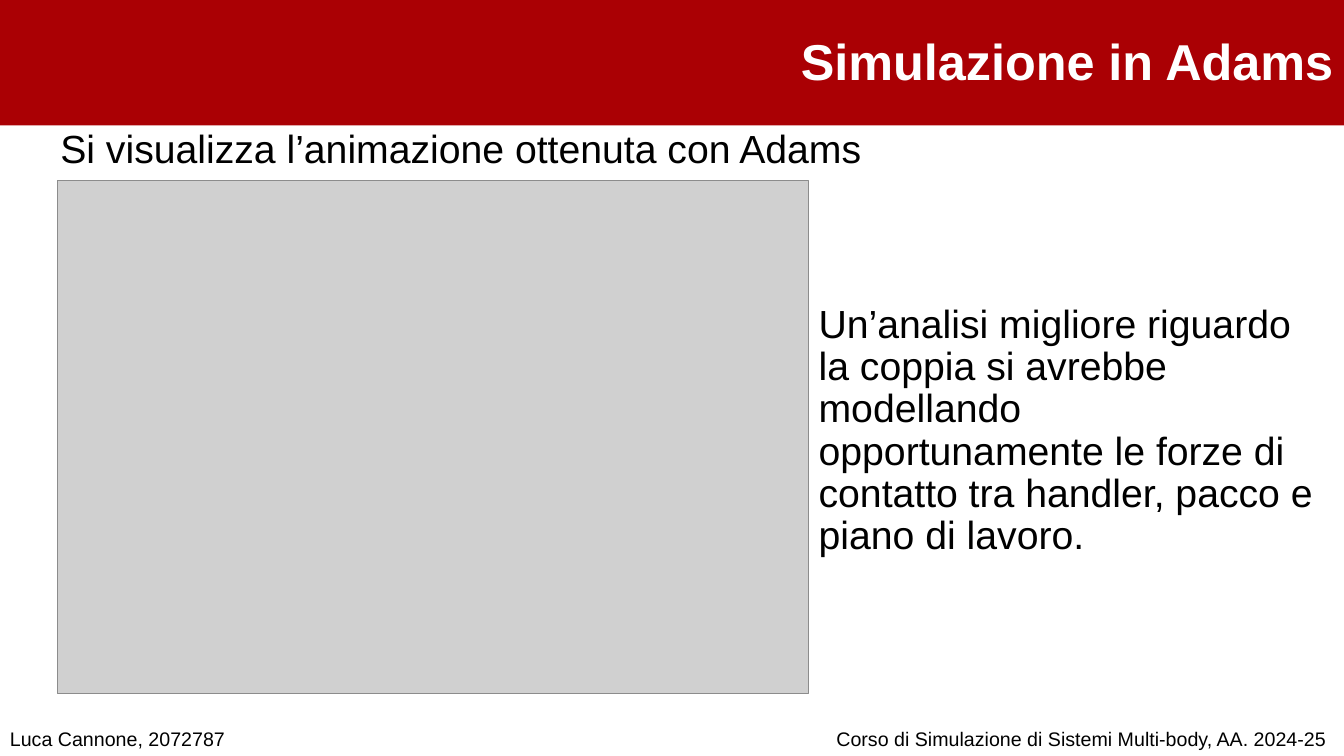
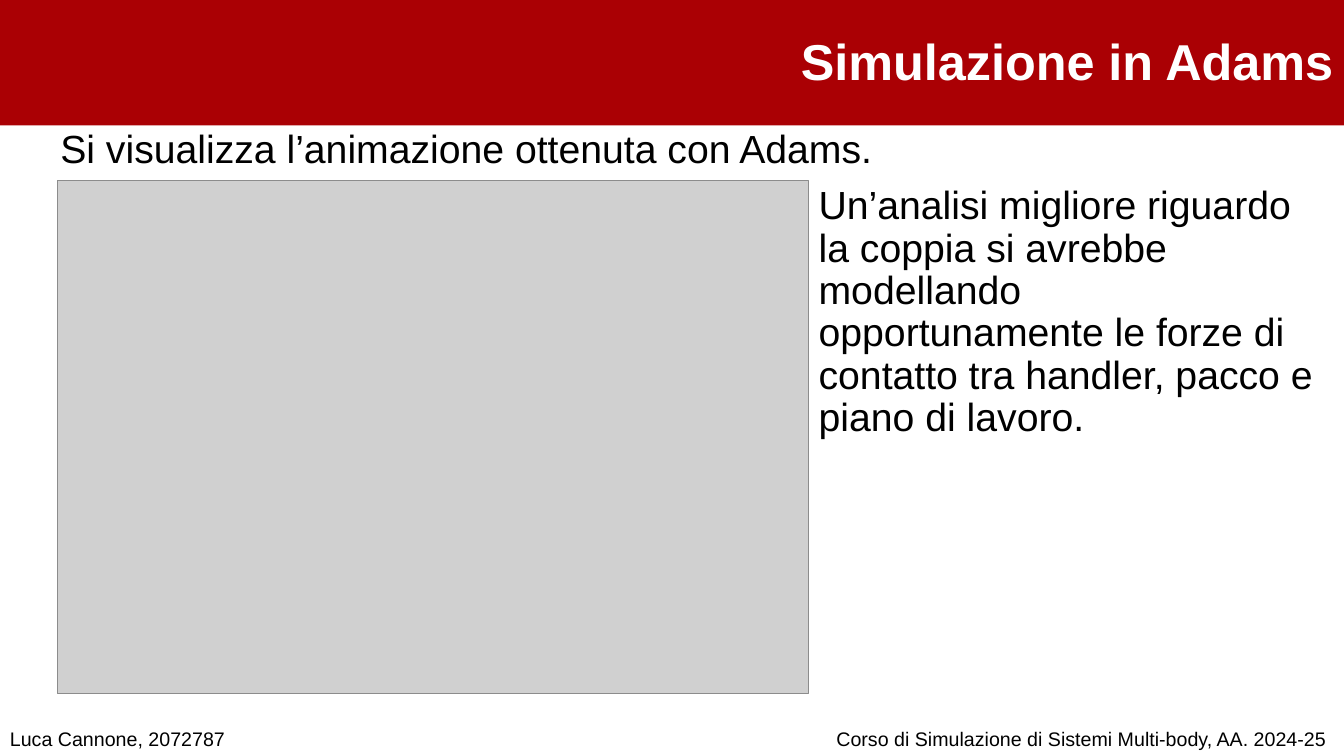
Before and after one commit to cannoneluca/Progetto_Simulazione_MultiBody, a slide deck: slide 24 of Presentazione .pptx (slide 25 before the commit). Drawn at 1344x756 pixels with LibreOffice and Linux fonts; fonts in the diff are those of the drawing; grey boxes stand for pictures; background and template pictures are left out. Boxes give left, top, right and bottom in pixels: in the first picture for what was removed or moved away, otherwise in the second. Text is boxed around its words. In the diff, an @@ line names an element or a change of style, - is before the commit and + after.

```diff
--- a/Presentazione .pptx
+++ b/Presentazione .pptx
@@ text at [60,134,872,164]: text changed @@
-Si visualizza l’animazione ottenuta con Adams
+Si visualizza l’animazione ottenuta con Adams.
@@ text "Un’analisi migliore riguardo la coppia ...": place and size @@
-text "Un’analisi migliore riguardo la coppia ..." at [819,309,1313,557]
+text "Un’analisi migliore riguardo la coppia ..." at [819,190,1313,439]
```
Also in this commit, not shown: 18 other slides changed, 1 slide added, 1 slide removed.
